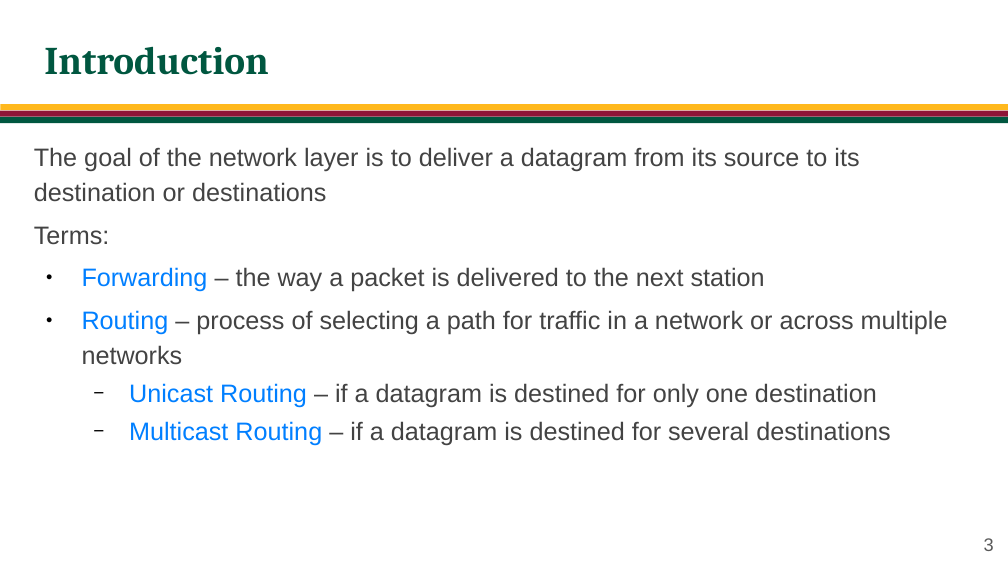
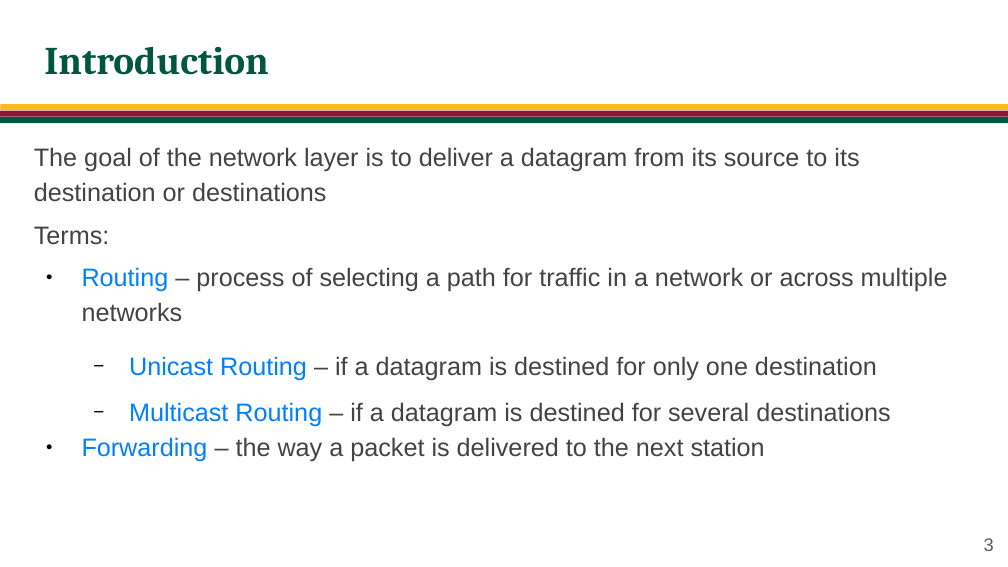
Before and after one commit to jachermocilla/extra-course-materials, a slide deck: slide 3 of cmsc137/slides-rsm/CMSC 137 - 21 - Routing.odp. Drawn at 1008x567 pixels with LibreOffice and Linux fonts; fonts in the diff are those of the drawing; background and template pictures are left out. Boxes give left, top, right and bottom in pixels: in the first picture for what was removed or moved away, otherwise in the second. Text is boxed around its words. In the diff, an @@ line names an element or a change of style, - is before the commit and + after.

```diff
--- a/cmsc137/slides-rsm/CMSC 137 - 21 - Routing.odp
+++ b/cmsc137/slides-rsm/CMSC 137 - 21 - Routing.odp
@@ text at (82,267,765,292): paragraph removed @@
-● Forwarding – the way a packet is delivered to the next station
@@ text at (129,356,890,427): more space between paragraphs @@
@@ text at (82,437,765,462): paragraph added @@
+● Forwarding – the way a packet is delivered to the next station
```
Also in this commit, not shown: 7 slides added, 10 other files.
